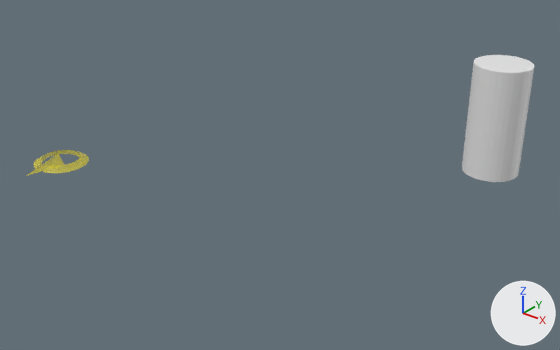
An edit to the Blender file Utility.blend, drawn before and after from the same camera.
Rendered twice from a camera (50 mm lens) standing at (11.32, -7.67, 6.05) and looking at (3.99, 1.49, 0.37). Arrows for +X, +Y and +Z are at lower right; the lights stay in place.

In view in the first picture: 'ScaleDemo', 'Spawnpoint'.
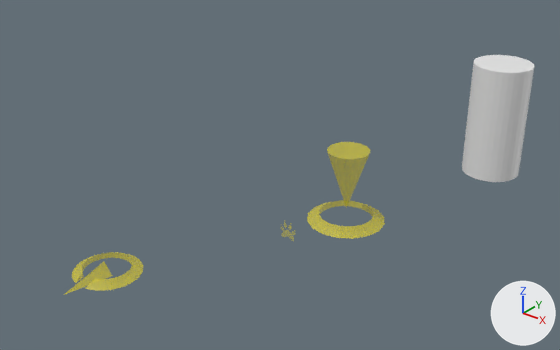
Commit message: Created teleporter destination and OnInteract

Pixel boxes (x1, y1, x2, y2) of what changed, in the pictures (560 x 350 px):
'Teleport Destination', added (yellow)
    after: (307, 142, 385, 239)
'Spawnpoint', moved
    before: (26, 150, 89, 176)
    after: (64, 252, 143, 295)
'On Interact', added
    after: (280, 219, 295, 241)

Edits to the bpy script that builds the scene:
```text
Add me_plane_001:
    me_plane_001.from_pydata(...)  # 135 vertices, 64 faces; spans x -0.14..0.14, y -0.002..0.0, z -0.121..0.19
    me_plane_001.materials.append(mat_brightyellow)  # yellow #e7da14
Add me_torus:
    me_torus.from_pydata(...)  # 65 vertices, 65 faces; spans x -0.625..0.625, y -0.625..0.625, z 0.0..1.198
    me_torus.materials.append(mat_brightyellow)  # yellow #e7da14
Change ob_spawnpoint:
    ob_spawnpoint.location: (0.0, 0.0, 0.0) -> (3.55, -1.89, 0.0)
Add ob_on_interact:
    ob_on_interact = bpy.data.objects.new('On Interact', me_plane_001)
    ob_on_interact.location = (5.28, 0.06, 0.38)
Add ob_teleport_destination:
    ob_teleport_destination = bpy.data.objects.new('Teleport Destination', me_torus)
    ob_teleport_destination.location = (5.34, 1.49, 0.0)
```
